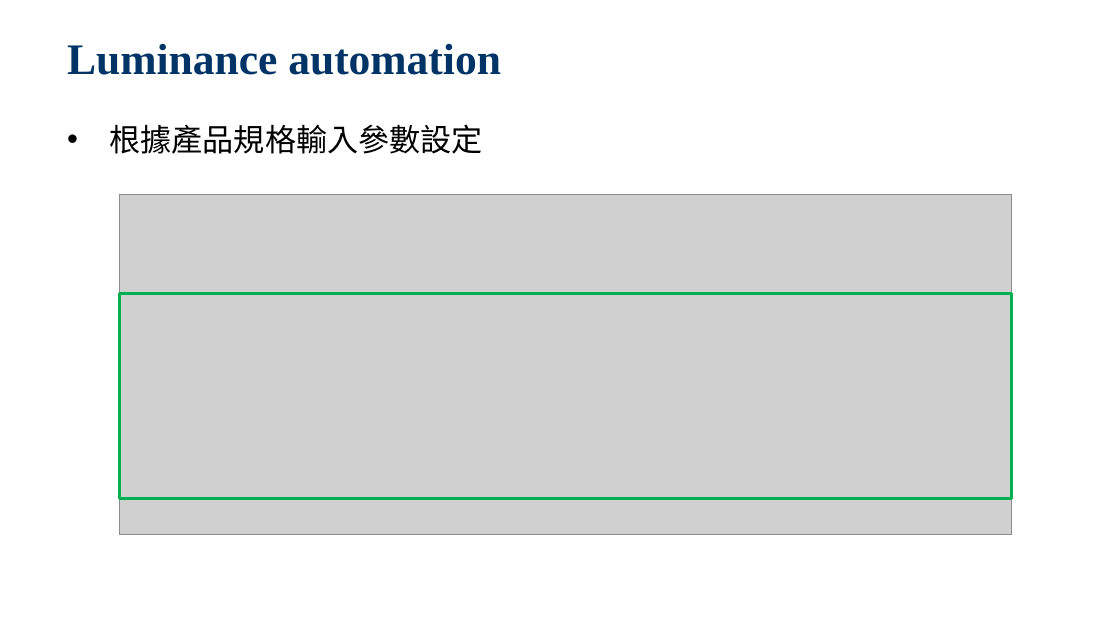
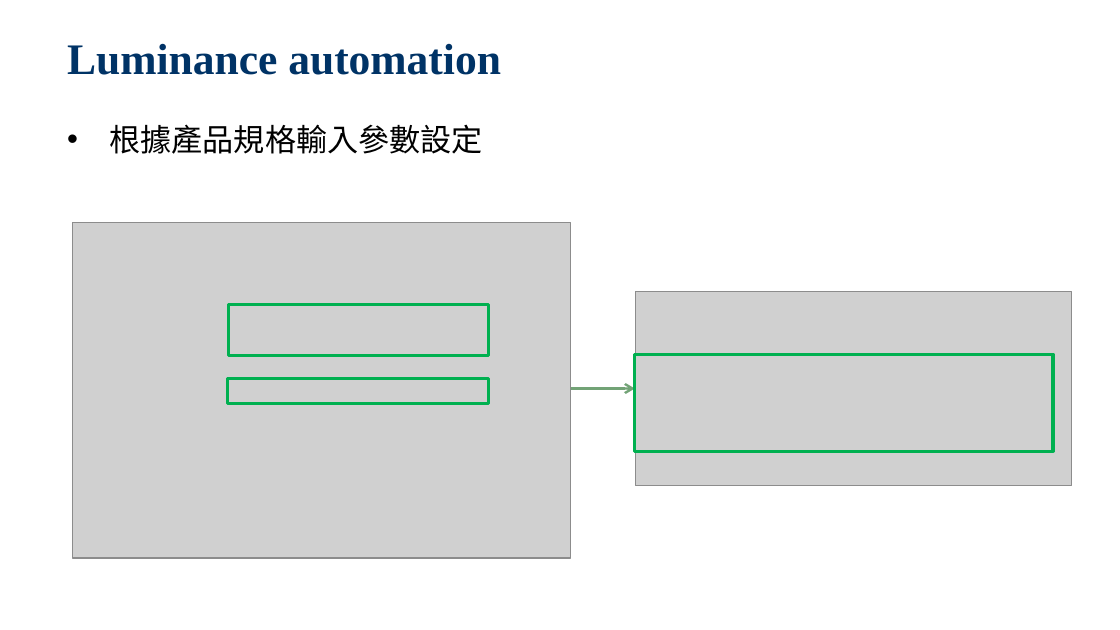
Before and after one commit to jackiejay888/automation, a slide deck: slide 21 of kpi/Automation Testing/Automation Testing_20200722.pptx. Drawn at 1120x630 pixels with LibreOffice and Linux fonts; fonts in the diff are those of the drawing; grey boxes stand for pictures; background and template pictures are left out. Boxes give left, top, right and bottom in pixels: in the first picture for what was removed or moved away, otherwise in the second. Text is boxed around its words. In the diff, an @@ line names an element or a change of style, - is before the commit and + after.

Commit message:
Add the Automation Testing Final

```diff
--- a/kpi/Automation Testing/Automation Testing_20200722.pptx
+++ b/kpi/Automation Testing/Automation Testing_20200722.pptx
@@ picture removed at (x1=120, y1=194, x2=1011, y2=534) @@
@@ picture added at (x1=73, y1=222, x2=571, y2=558) @@
@@ rectangle removed at (x1=120, y1=293, x2=1011, y2=500) @@
@@ picture added at (x1=635, y1=291, x2=1072, y2=486) @@
@@ rectangle added at (x1=228, y1=305, x2=488, y2=355), outline #00B050 2 pt @@
@@ rectangle added at (x1=635, y1=354, x2=1054, y2=451), outline #00B050 2 pt @@
@@ rectangle added at (x1=227, y1=379, x2=488, y2=403), outline #00B050 2 pt @@
@@ arrow added from (552, 389) to (635, 389), #72A376 1.5 pt @@
```
Also in this commit, not shown: 5 other slides changed, 1 other file.
